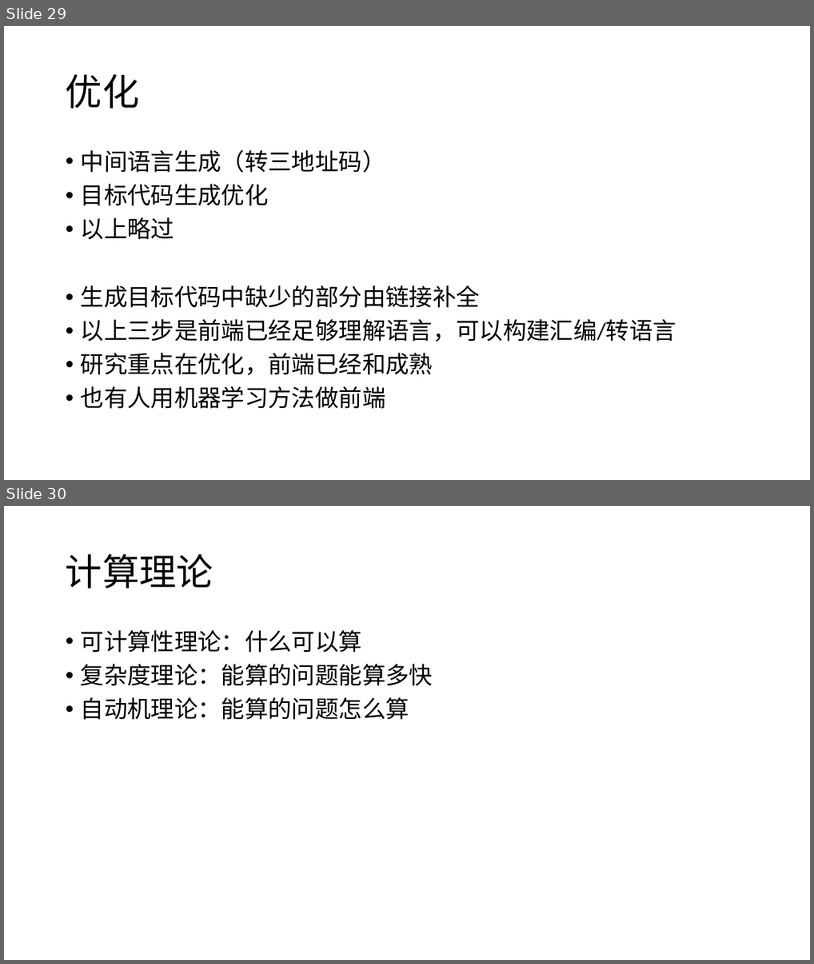
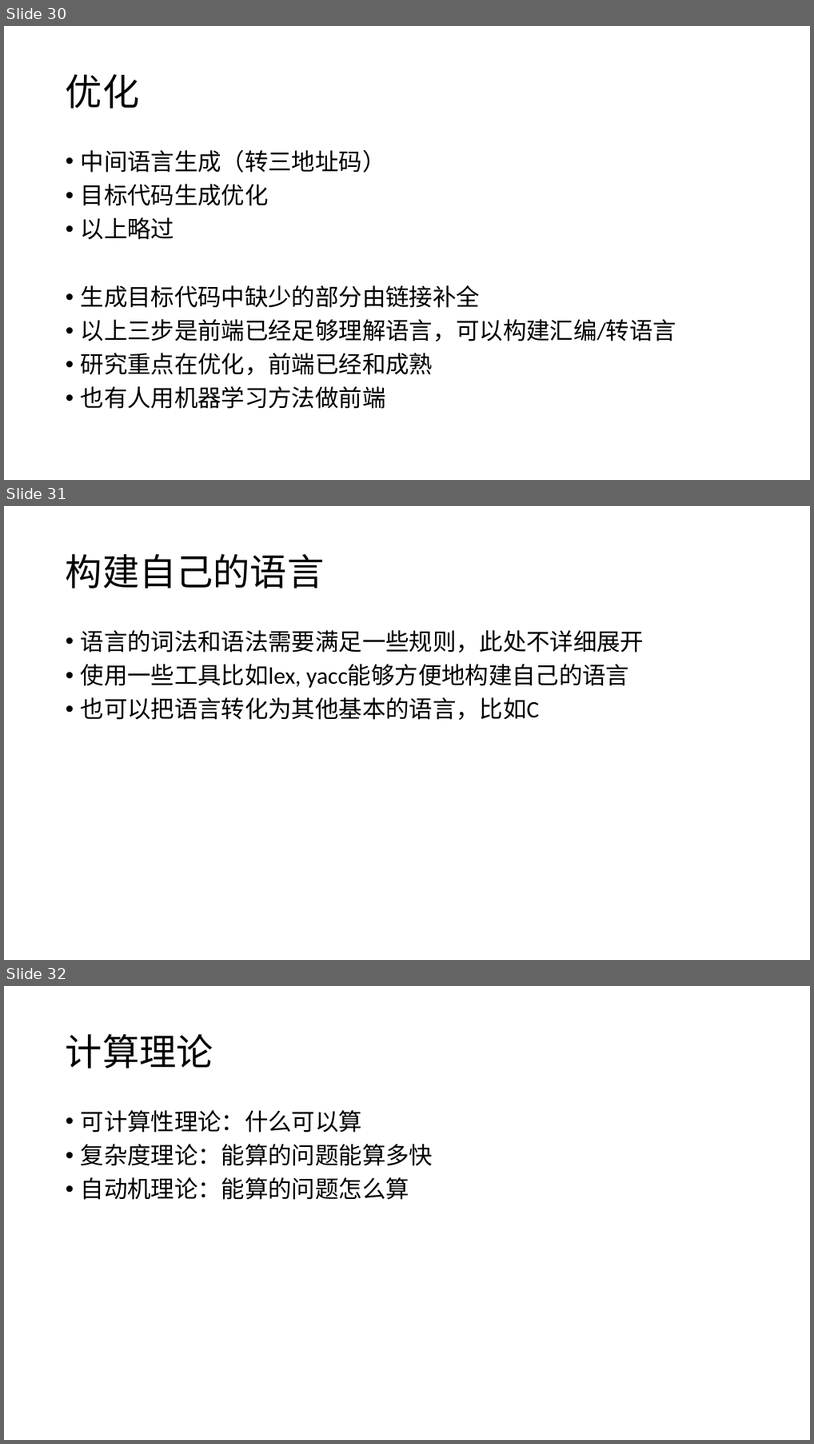
Before and after one commit to nedchu/sng-noip-2018-autumn, a slide deck: 2018-11-24/Slide.pptx. Shown one above the other, each under a label of ours: slides 29 and 30 before the commit, slides 30, 31 and 32 after it. The pictures are 814x964 and 814x1444 pixels, drawn with LibreOffice and Linux fonts; fonts in the diff are those of the drawing. Boxes give left, top, right and bottom in pixels: in the first picture for what was removed or moved away, otherwise in the second. Text is boxed around its words. In the diff, an @@ line names an element or a change of style, - is before the commit and + after.

```diff
--- a/2018-11-24/Slide.pptx
+++ b/2018-11-24/Slide.pptx
@@ slide 31 added at (x1=4, y1=506, x2=810, y2=960), background #FFFFFF @@
@@ title added at (x1=66, y1=554, x2=324, y2=588), 44 pt, text #000000 @@
+构建自己的语言
@@ text added at (x1=81, y1=630, x2=645, y2=720), 28 pt, text #000000 @@
+• 语言的词法和语法需要满足一些规则，此处不详细展开
+• 使用一些工具比如lex, yacc能够方便地构建自己的语言
+• 也可以把语言转化为其他基本的语言，比如C
@@ what was slide 29 is now slide 30 @@
@@ what was slide 30 is now slide 32 @@
```
Also in this commit, not shown: 5 slides changed, 1 other slide added, 1 other file.
